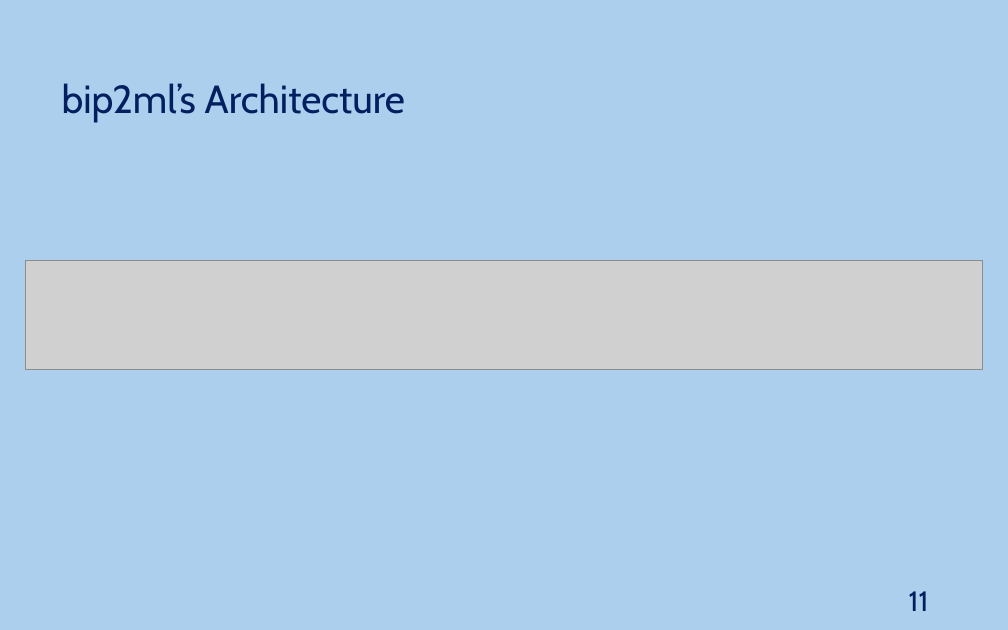
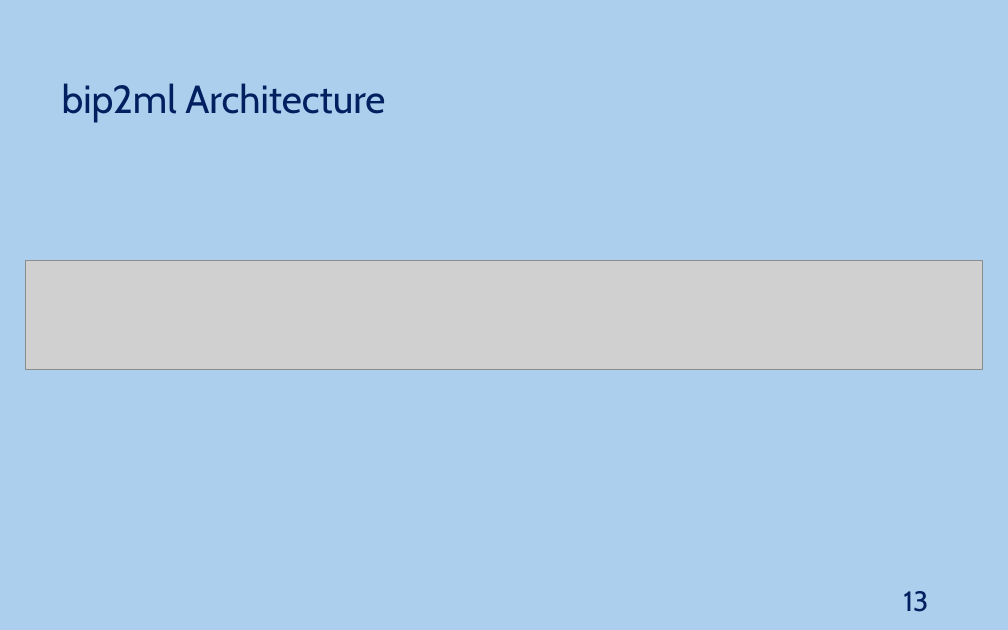
Before and after one commit to JoaoNini75/MasterThesis, a slide deck: slide 13 of tese/presentation/Ap Tese.pptx (slide 11 before the commit). Drawn at 1008x630 pixels with LibreOffice and Linux fonts; fonts in the diff are those of the drawing; grey boxes stand for pictures. Boxes give left, top, right and bottom in pixels: in the first picture for what was removed or moved away, otherwise in the second. Text is boxed around its words. In the diff, an @@ line names an element or a change of style, - is before the commit and + after.

Commit message:
Improved presentation

```diff
--- a/tese/presentation/Ap Tese.pptx
+++ b/tese/presentation/Ap Tese.pptx
@@ text at <box>62,83,385,122</box>: text changed @@
-bip2ml’s Architecture
+bip2ml Architecture
@@ page number at <box>903,591,928,612</box>: text changed @@
-11
+13
```
Also in this commit, not shown: 12 slides added, 1 slide removed.
